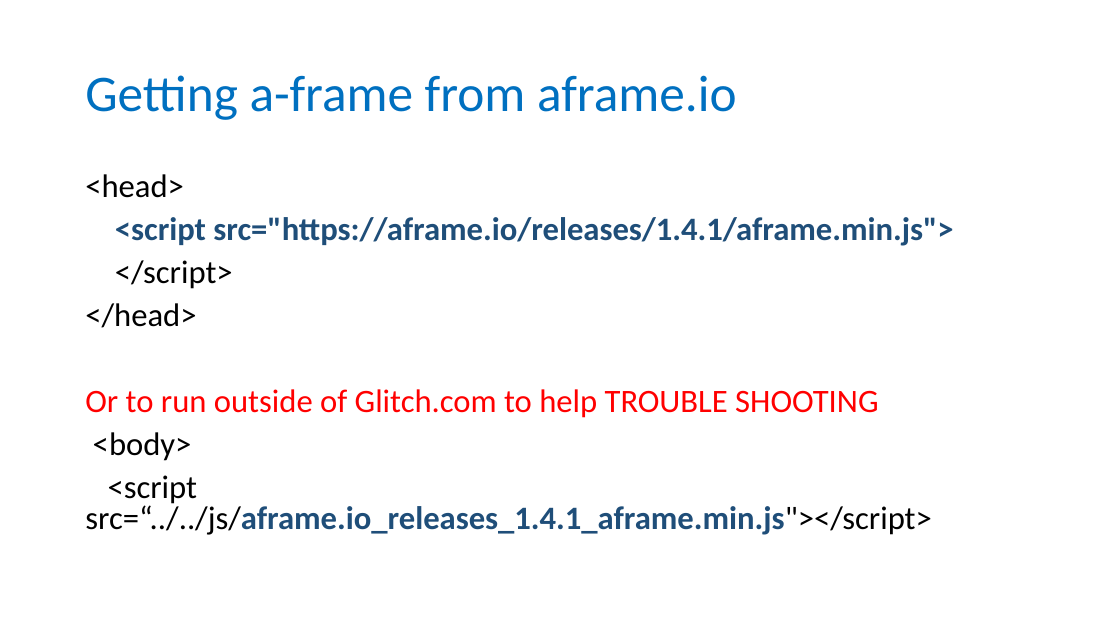
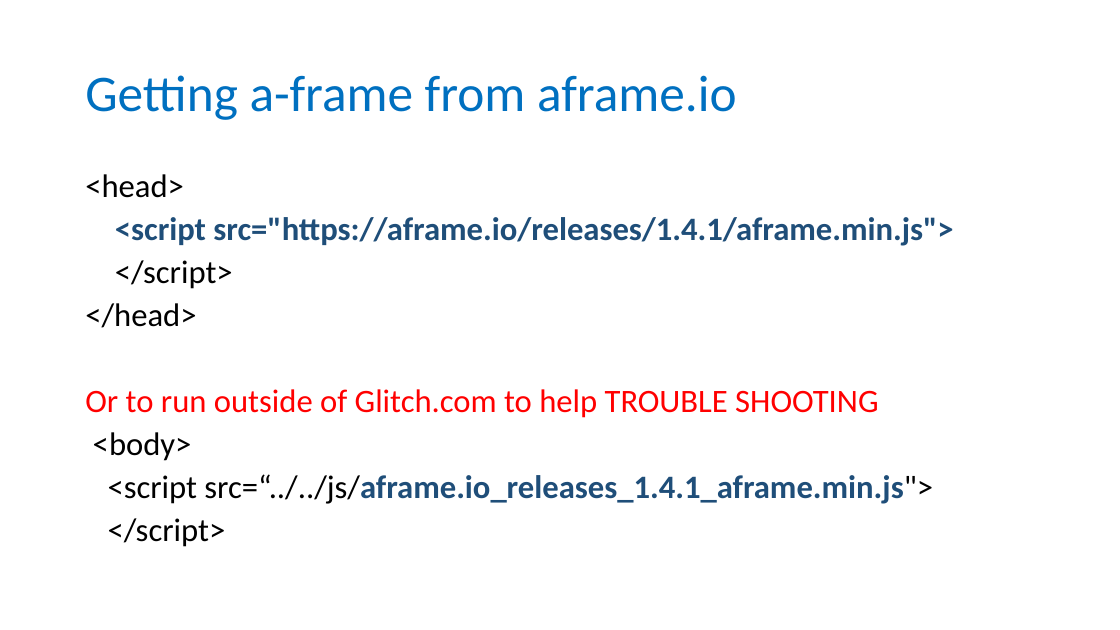
Before and after one commit to wonder-phil/UEMCON-2025, a slide deck: slide 23 of p01/VR-A-Frame-introduction.pptx. Drawn at 1120x630 pixels with LibreOffice and Linux fonts; fonts in the diff are those of the drawing. Boxes give left, top, right and bottom in pixels: in the first picture for what was removed or moved away, otherwise in the second. Text is boxed around its words. In the diff, an @@ line names an element or a change of style, - is before the commit and + after.

```diff
--- a/p01/VR-A-Frame-introduction.pptx
+++ b/p01/VR-A-Frame-introduction.pptx
@@ text at box(108, 474, 933, 547): text changed @@
-<script src=“../../js/aframe.io_releases_1.4.1_aframe.min.js"></script>
+<script src=“../../js/aframe.io_releases_1.4.1_aframe.min.js">
+</script>
```
Also in this commit, not shown: 8 other files.
